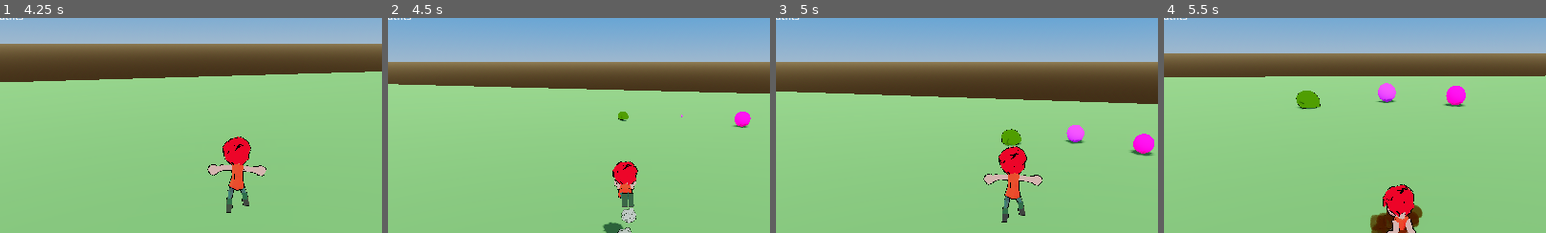
Above: before the commit, frames 1-4 (left to right).
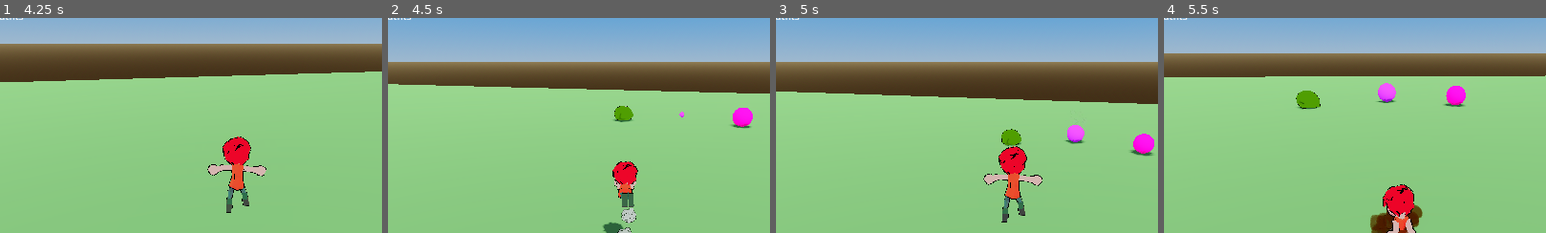
Above: after the commit, the same moments.

Repository: doggoanim/Krits
Game: Godot game, scene res://main.tscn
Same seed, same stepped clock (60 frames per second), same inputs: the game is played once before the commit and once after it.
Inputs (mouse positions are % of the whole screen's width and height, from its top left):
- Up to frame 1 (4.25 s): tap Enter at 0.5 s; move the mouse to (55, 50) at 0.52 s; hold Ctrl (crouch_pound) 0.53-1.28 s; hold W (move_forward) from 0.53 s (still down); tap Space (jump) at 0.77, 1.52, 3.02, 3.77 s; move the mouse to (45, 50) at 1.27 s; tap E (interact) at 1.35, 3.6 s; move the mouse to (52, 48) at 2.02 s; hold Shift (roll_dive) 2.03-2.78 s; move the mouse to (49, 52) at 2.77 s; tap Ctrl (crouch_pound) at 2.85 s; move the mouse to (57, 51) at 3.52 s
- Up to frame 2 (4.5 s): keep holding W (move_forward); move the mouse to (42, 49) at 4.27 s; tap Shift (roll_dive) at 4.35 s
- Up to frame 3 (5 s): keep holding W (move_forward); tap Space (jump) at 4.52 s
- Up to frame 4 (5.5 s): keep holding W (move_forward); move the mouse to (51, 50) at 5.02 s; hold Ctrl (crouch_pound) from 5.03 s (still down)
The pictures show only the part of the screen within x 19-69%, y 16-66%; the shares and areas given below are measured in that part.

Frame 1 is identical in both runs. In frame 2, 0.4% of the frame differs, in the area x 59-96%, y 40-52%; in frame 3, less than 0.1%; in frame 4, nothing differs.

Commit message:
Add a smoke puff + snappier bounce to overworld enemy spawn-in
- New VFX (core/vfx.gd): a plain static one-shot-particle helper any
  Node3D can call, unlike PlayerEffects which only exists attached to
  the player. Starts with smoke_puff(), reusing the same hand-drawn
  smoke texture the player's own effects use.
- WorldEnemy._wake() now fires a smoke_puff sized to the enemy, and
  its pop-in tween is cut from 0.55s to 0.22s — same TRANS_BACK/
  EASE_OUT overshoot curve as before, just landing fast instead of
  drifting in, so it reads as a snappy pop instead of a slow grow.

Diff:
--- /dev/null
+++ b/core/vfx.gd
@@ -0,0 +1,81 @@
+class_name VFX
+extends RefCounted
+## Shared one-shot visual effects usable from any Node3D context — unlike
+## PlayerEffects (which only exists attached to the player), these are plain
+## static helpers any system can call directly, so e.g. WorldEnemy's pop-in
+## doesn't need its own bespoke particle-building code. Add more one-shot
+## bursts here as other systems need them.
+
+const SMOKE_TEXTURE_PATH := "res://assets/sprites/smoke_puff.png"
+
+static var _smoke_quad: QuadMesh
+static var _smoke_ramp: GradientTexture1D
+
+## A puff of smoke at `pos`, parented under `parent` so it's cleaned up if
+## `parent` is (freed itself once its particles finish). `scale` multiplies
+## both the burst's size and speed — pass an enemy's own `data.size`, say,
+## so a bigger enemy gets a bigger puff.
+static func smoke_puff(parent: Node3D, pos: Vector3, scale := 1.0) -> void:
+	_ensure_resources()
+	var mat := ParticleProcessMaterial.new()
+	mat.direction = Vector3.UP
+	mat.spread = 50.0
+	mat.initial_velocity_min = 2.0 * scale
+	mat.initial_velocity_max = 4.0 * scale
+	mat.gravity = Vector3(0.0, 1.0, 0.0)
+	mat.damping_min = 1.0
+	mat.damping_max = 2.0
+	mat.scale_min = 0.8 * scale
+	mat.scale_max = 1.6 * scale
+	mat.color_ramp = _smoke_ramp
+	mat.emission_shape = ParticleProcessMaterial.EMISSION_SHAPE_SPHERE
+	mat.emission_sphere_radius = 0.2 * scale
+
+	var p := GPUParticles3D.new()
+	p.amount = 14
+	p.lifetime = 0.5
+	p.one_shot = true
+	p.explosiveness = 0.9
+	p.randomness = 0.4
+	p.local_coords = false
+	p.draw_pass_1 = _smoke_quad
+	p.process_material = mat
+	parent.add_child(p)
+	p.global_position = pos
+	p.emitting = true
+	p.restart()
+	parent.get_tree().create_timer(p.lifetime + 0.3).timeout.connect(p.queue_free)
+
+static func _ensure_resources() -> void:
+	if _smoke_quad != null:
+		return
+	_smoke_quad = _make_quad_mesh(load(SMOKE_TEXTURE_PATH))
+	_smoke_ramp = _make_ramp([
+		Color(0.95, 0.95, 0.97, 0.85),
+		Color(0.8, 0.8, 0.85, 0.4),
+		Color(0.8, 0.8, 0.85, 0.0),
+	])
+
+static func _make_quad_mesh(texture: Texture2D) -> QuadMesh:
+	var q := QuadMesh.new()
+	q.size = Vector2(0.5, 0.5)
+	var m := StandardMaterial3D.new()
+	m.shading_mode = BaseMaterial3D.SHADING_MODE_UNSHADED
+	m.billboard_mode = BaseMaterial3D.BILLBOARD_ENABLED
+	m.transparency = BaseMaterial3D.TRANSPARENCY_ALPHA
+	m.vertex_color_use_as_albedo = true
+	m.albedo_texture = texture
+	q.material = m
+	return q
+
+static func _make_ramp(colors: Array) -> GradientTexture1D:
+	var g := Gradient.new()
+	var n := colors.size()
+	var offsets := PackedFloat32Array()
+	for i in n:
+		offsets.append(0.0 if n <= 1 else float(i) / float(n - 1))
+	g.offsets = offsets
+	g.colors = PackedColorArray(colors)
+	var t := GradientTexture1D.new()
+	t.gradient = g
+	return t
--- a/world/world_enemy.gd
+++ b/world/world_enemy.gd
@@ -152,8 +152,11 @@
 	_contact.monitoring = true
 	_kill_tween()
 	_visual.scale = Vector3.ZERO
+	VFX.smoke_puff(self, global_position + Vector3.UP * (0.7 * data.size), data.size)
 	_tween = create_tween()
-	_tween.tween_property(_visual, "scale", Vector3.ONE, 0.55) \
+	# Quick pop with a snappy overshoot — much shorter than before, the same
+	# TRANS_BACK/EASE_OUT curve just lands fast instead of drifting in.
+	_tween.tween_property(_visual, "scale", Vector3.ONE, 0.22) \
 		.set_trans(Tween.TRANS_BACK).set_ease(Tween.EASE_OUT)
 	_tween.tween_callback(func(): _solid = true)
 
Not shown, changed: README.md
